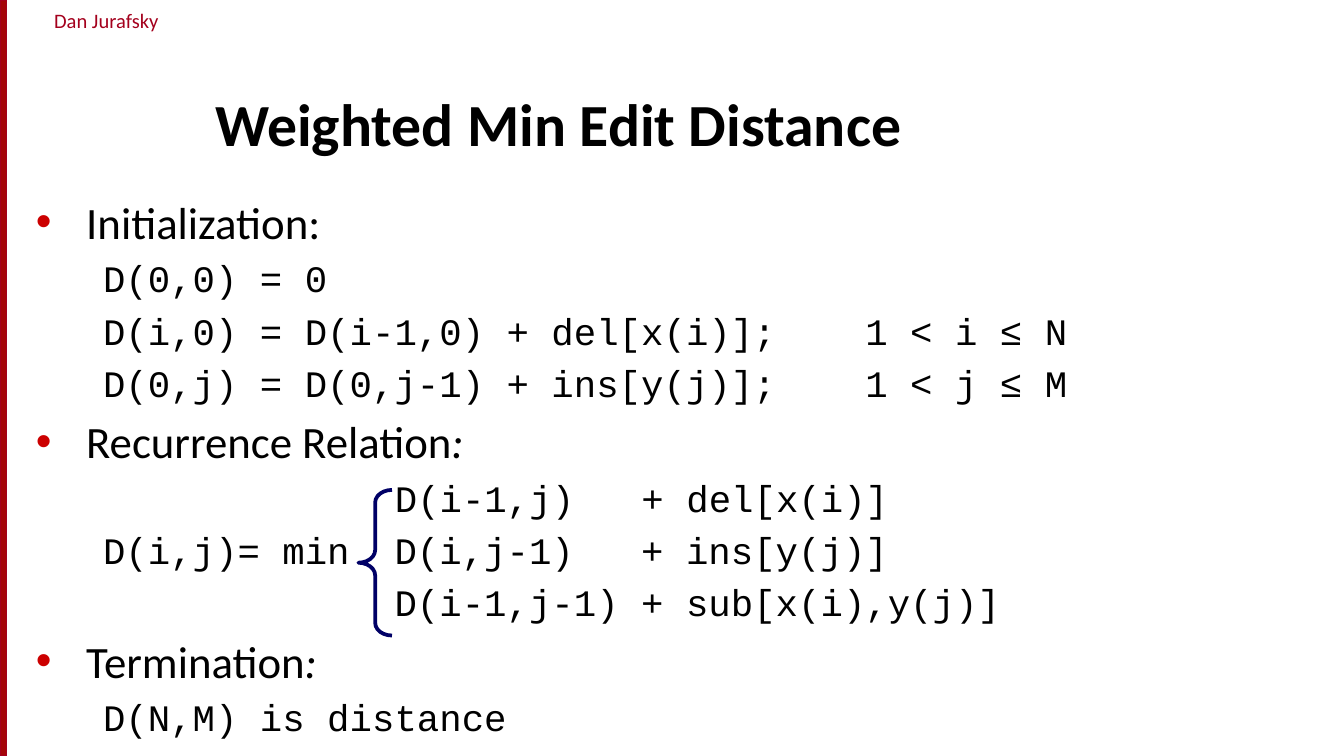
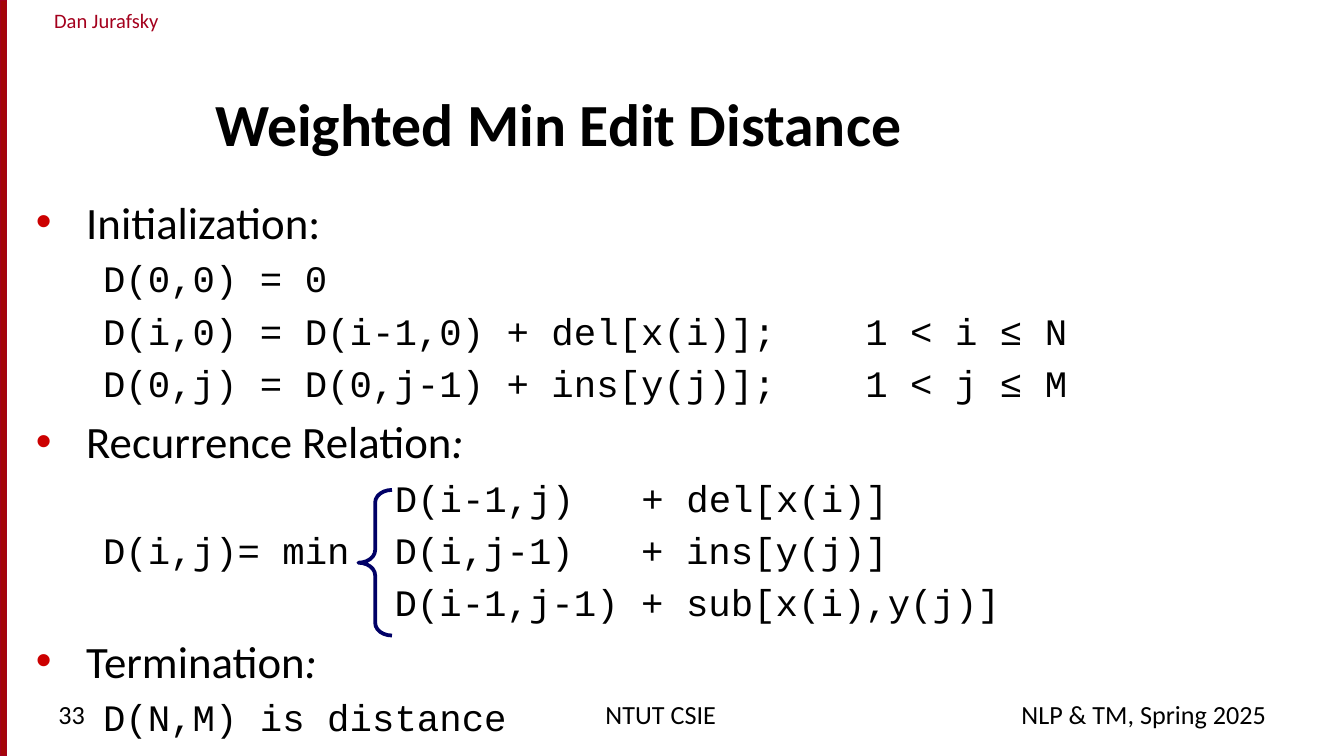
Before and after one commit to chriswjh/chriswjh.github.io, a slide deck: slide 33 of NLP_TM/02-EditDistance.pptx (slide 32 before the commit). Drawn at 1344x756 pixels with LibreOffice and Linux fonts; fonts in the diff are those of the drawing; background and template pictures are left out. Boxes give left, top, right and bottom in pixels: in the first picture for what was removed or moved away, otherwise in the second. Text is boxed around its words. In the diff, an @@ line names an element or a change of style, - is before the commit and + after.

```diff
--- a/NLP_TM/02-EditDistance.pptx
+++ b/NLP_TM/02-EditDistance.pptx
@@ page number added at (58,707,84,724), 14 pt, text #000000 @@
+33
@@ text added at (605,707,716,725), 14 pt, text #000000 @@
+NTUT CSIE
@@ text added at (1021,706,1266,729), 14 pt, text #000000 @@
+NLP & TM, Spring 2025
```
Also in this commit, not shown: 28 other slides changed, 2 slides added, 1 slide removed, 2 other files.
